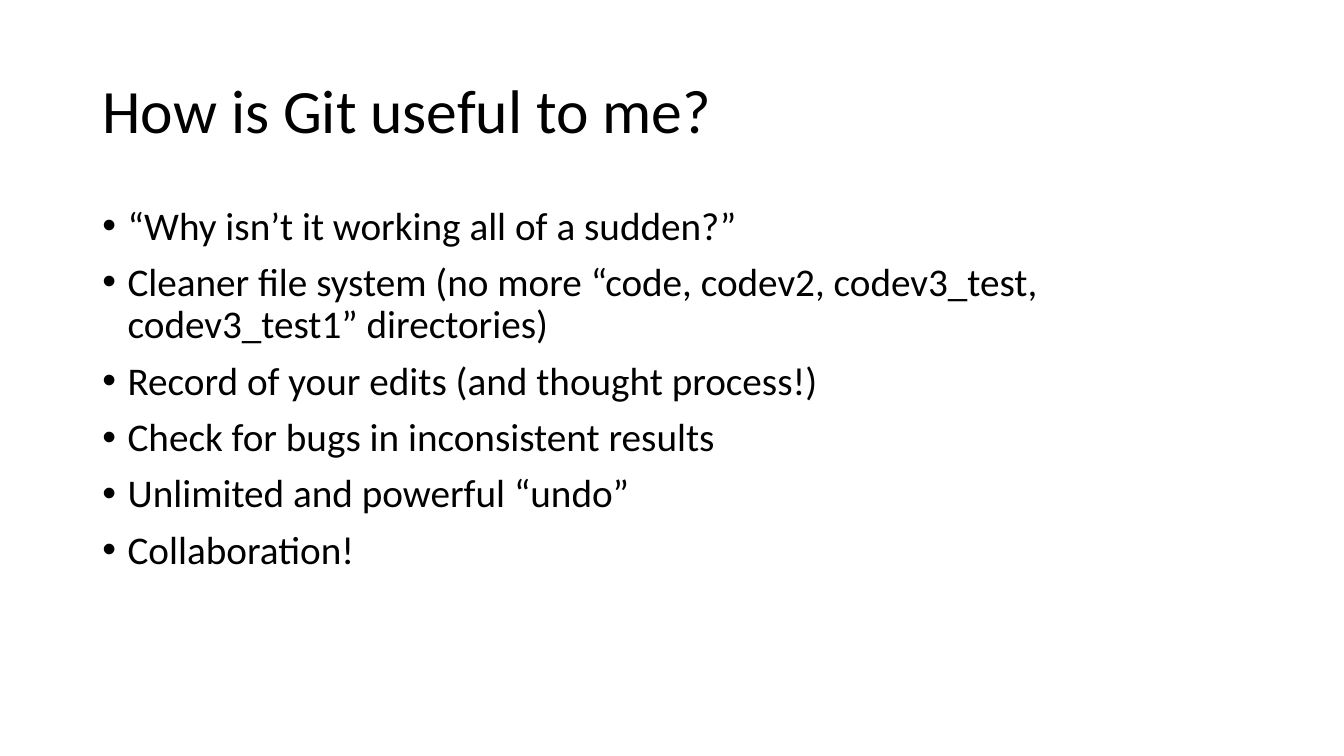
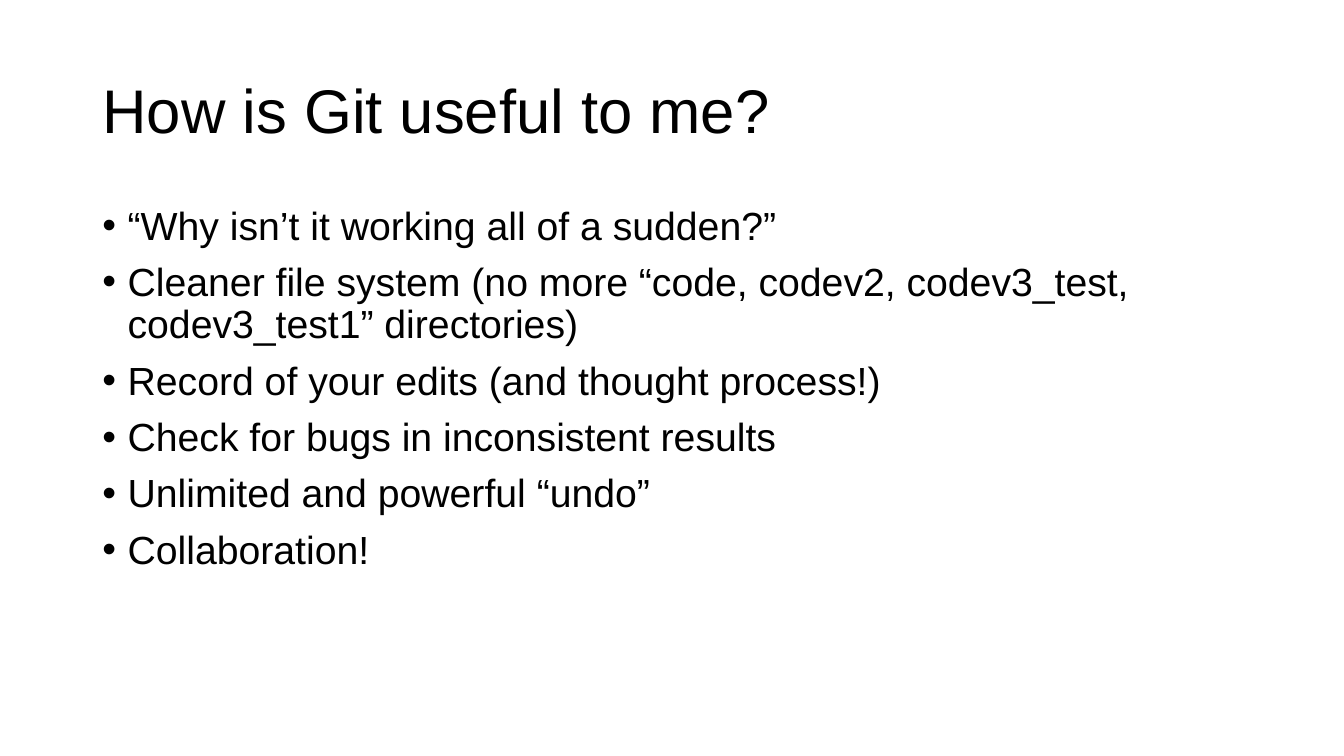
Before and after one commit to vibhaannaswamy/INP_Git_Intro_forked, a slide deck: slide 6 of slides/GitHubIntro_2021.pptx. Drawn at 1344x756 pixels with LibreOffice and Linux fonts; fonts in the diff are those of the drawing. Boxes give left, top, right and bottom in pixels: in the first picture for what was removed or moved away, otherwise in the second. Text is boxed around its words. In the diff, an @@ line names an element or a change of style, - is before the commit and + after.

```diff
--- a/slides/GitHubIntro_2021.pptx
+++ b/slides/GitHubIntro_2021.pptx
@@ title "How is Git useful to ..." at (102,88,770,134): font Calibri to Arial @@
@@ text "“Why isn’t it working all ..." at (128,211,1129,565): font Calibri to Arial @@
```
Also in this commit, not shown: 20 other slides changed, 1 slide removed, 4 other files.
